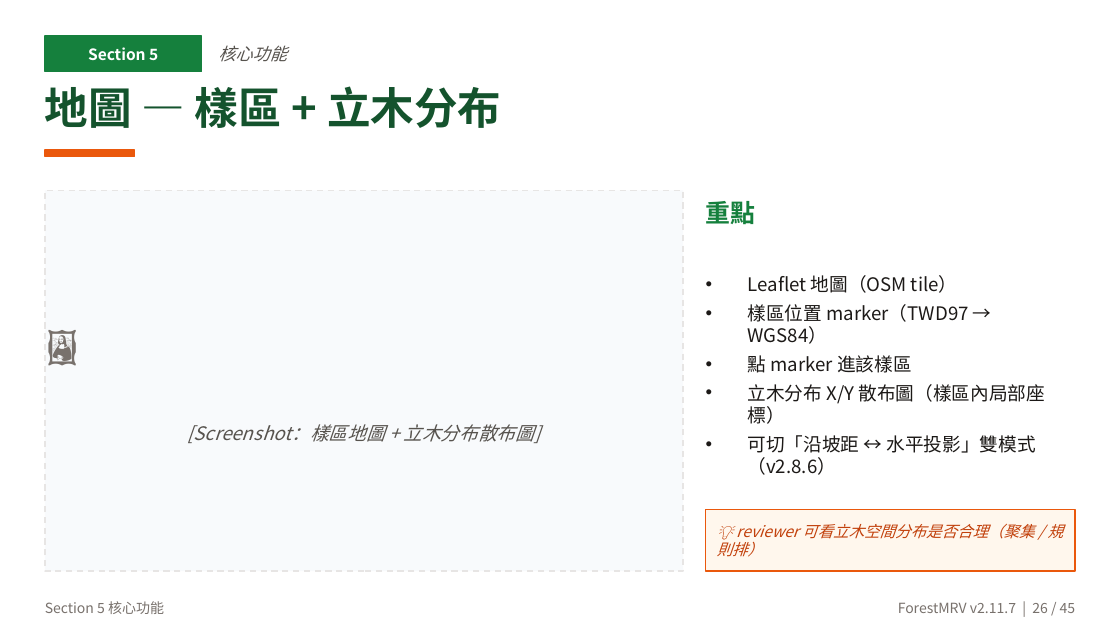
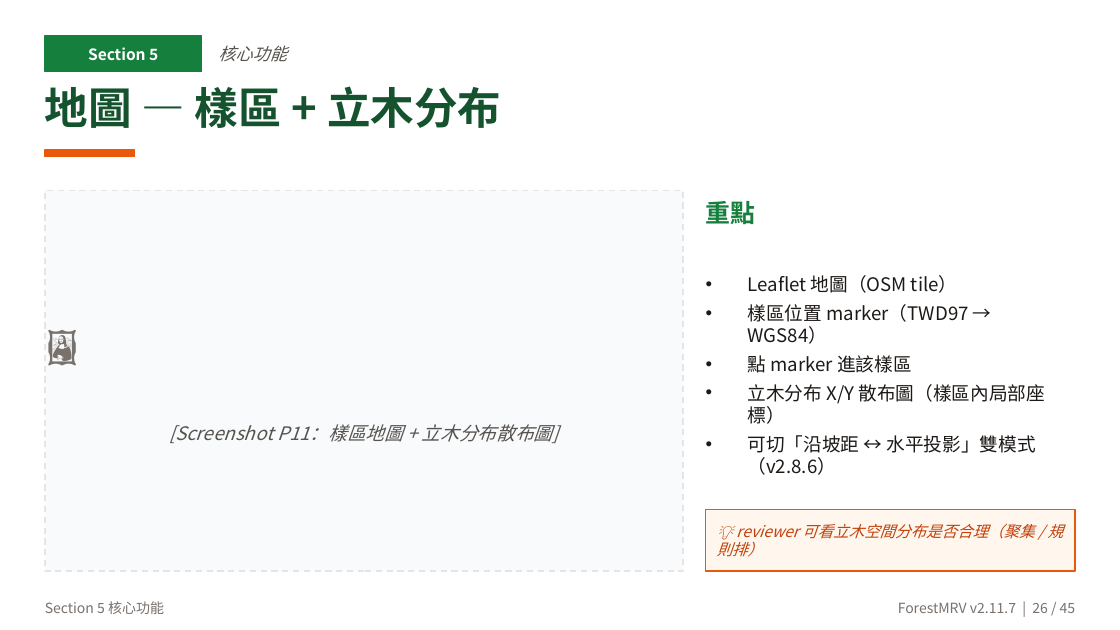
Before and after one commit to cct7366488-collab/2026-forestry-rs, a slide deck: slide 26 of reports/2026-05-mid-demo/01-簡報-ForestMRV系統介紹.pptx. Drawn at 1120x630 pixels with LibreOffice and Linux fonts; fonts in the diff are those of the drawing. Boxes give left, top, right and bottom in pixels: in the first picture for what was removed or moved away, otherwise in the second. Text is boxed around its words. In the diff, an @@ line names an element or a change of style, - is before the commit and + after.

```diff
--- a/reports/2026-05-mid-demo/01-簡報-ForestMRV系統介紹.pptx
+++ b/reports/2026-05-mid-demo/01-簡報-ForestMRV系統介紹.pptx
@@ text at <box>169,424,559,443</box>: text changed @@
-[Screenshot：樣區地圖 + 立木分布散布圖]
+[Screenshot P11：樣區地圖 + 立木分布散布圖]
```
Also in this commit, not shown: 13 other slides changed, 7 other files.
